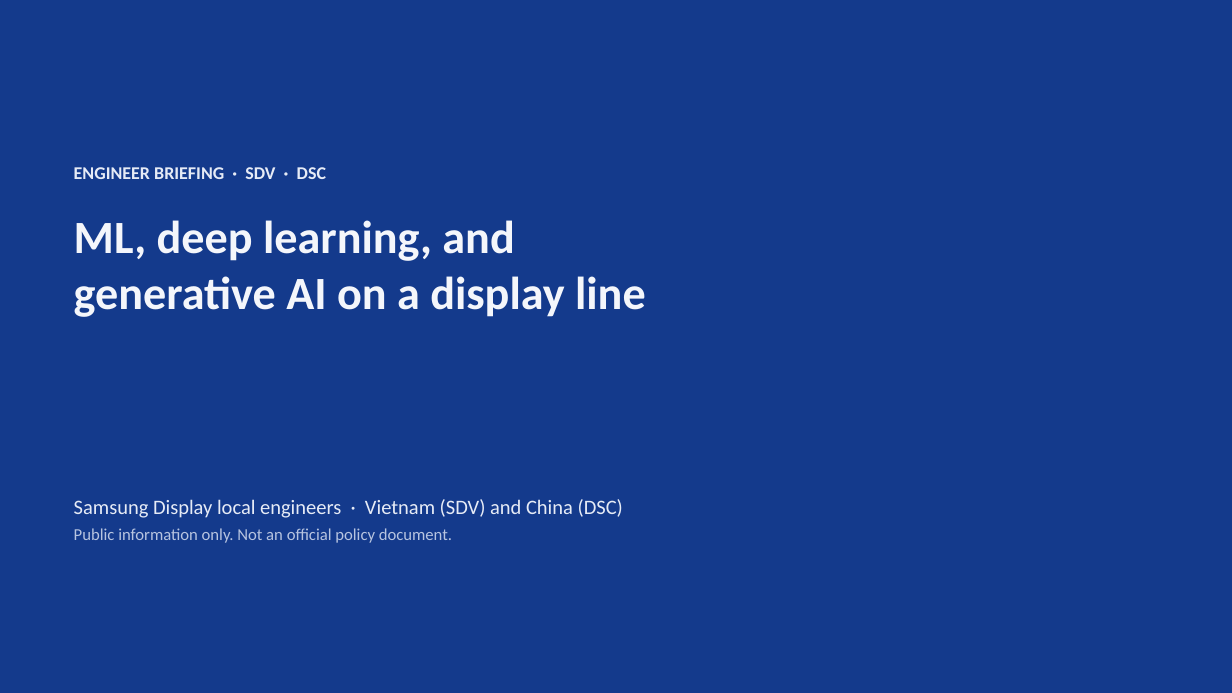
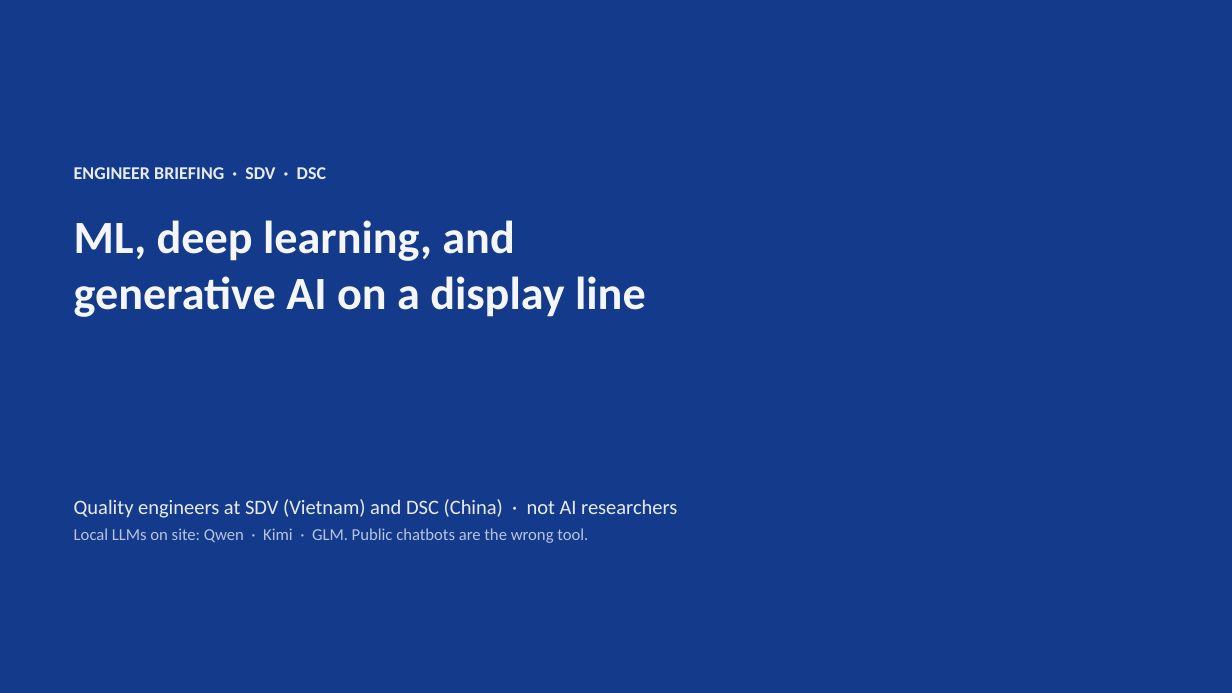
Before and after one commit to beyondlatent/welcome, a slide deck: slide 1 of Display-AI-Briefing-SDV-DSC.pptx. Drawn at 1232x693 pixels with LibreOffice and Linux fonts; fonts in the diff are those of the drawing. Boxes give left, top, right and bottom in pixels: in the first picture for what was removed or moved away, otherwise in the second. Text is boxed around its words. In the diff, an @@ line names an element or a change of style, - is before the commit and + after.

Commit message:
Add quality-engineer start page and local LLM (Qwen, Kimi, GLM)

```diff
--- a/Display-AI-Briefing-SDV-DSC.pptx
+++ b/Display-AI-Briefing-SDV-DSC.pptx
@@ text at [74,499,677,543]: text changed @@
-Samsung Display local engineers · Vietnam (SDV) and China (DSC)
-Public information only. Not an official policy document.
+Quality engineers at SDV (Vietnam) and DSC (China) · not AI researchers
+Local LLMs on site: Qwen · Kimi · GLM. Public chatbots are the wrong tool.
```
Also in this commit, not shown: 24 other slides changed, 4 slides added, 3 other files.
